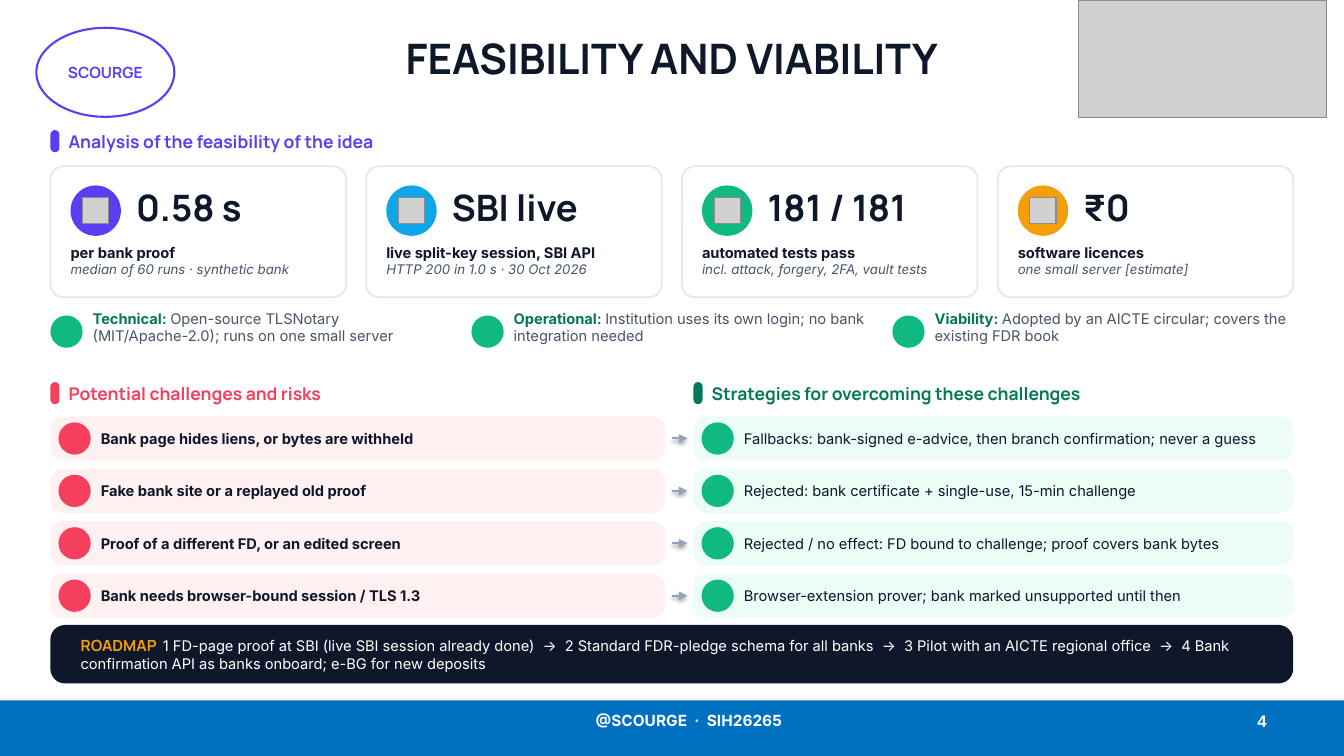
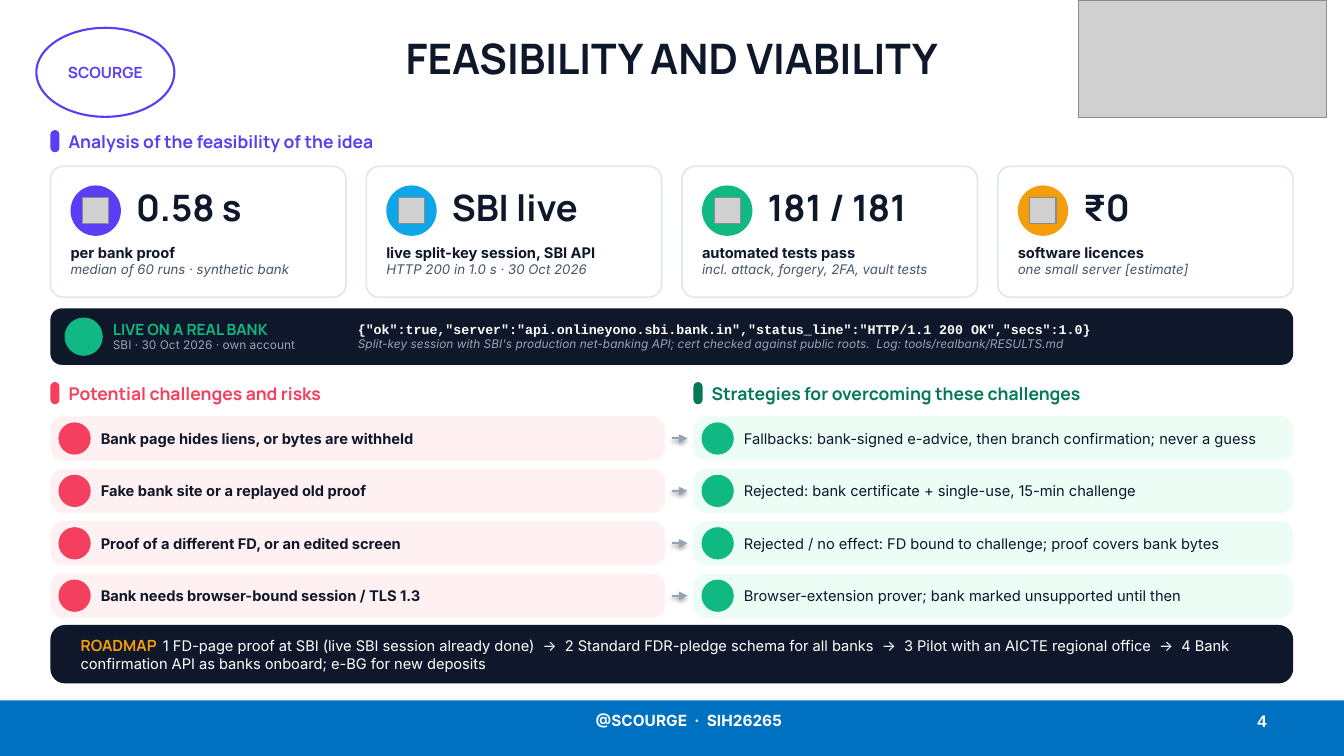
Before and after one commit to Lakki007/Arnavax-Scourge-SIH26265, a slide deck: slide 4 of docs/ppt/Scourge_SIH26265_Idea.pptx. Drawn at 1344x756 pixels with LibreOffice and Linux fonts; fonts in the diff are those of the drawing; grey boxes stand for pictures; background and template pictures are left out. Boxes give left, top, right and bottom in pixels: in the first picture for what was removed or moved away, otherwise in the second. Text is boxed around its words. In the diff, an @@ line names an element or a change of style, - is before the commit and + after.

```diff
--- a/docs/ppt/Scourge_SIH26265_Idea.pptx
+++ b/docs/ppt/Scourge_SIH26265_Idea.pptx
@@ rounded rectangle added at [50, 309, 1294, 365], fill #0F172A @@
@@ ellipse: place and size @@
-ellipse at [50, 316, 83, 348]
+ellipse at [65, 318, 103, 356]
@@ text removed at [93, 312, 393, 344] @@
-Technical: Open-source TLSNotary (MIT/Apache-2.0); runs on one small server
@@ text added at [113, 323, 295, 349], 8.5 pt, text #94A3B8 @@
+LIVE ON A REAL BANK
+SBI · 30 Oct 2026 · own account
@@ text added at [358, 324, 1090, 351], 8.5 pt, text #94A3B8, italic @@
+{"ok":true,"server":"api.onlineyono.sbi.bank.in","status_line":"HTTP/1.1 200 OK","secs":1.0}
+Split-key session with SBI's production net-banking API; cert checked against public roots. Log: tools/realbank/RESULTS.md
@@ ellipse removed at [472, 316, 504, 348] @@
@@ text removed at [514, 313, 864, 344] @@
-Operational: Institution uses its own login; no bank integration needed
@@ ellipse removed at [892, 316, 925, 348] @@
@@ text removed at [935, 312, 1286, 344] @@
-Viability: Adopted by an AICTE circular; covers the existing FDR book
```
Also in this commit, not shown: 1 other slide changed, 2 other files.
